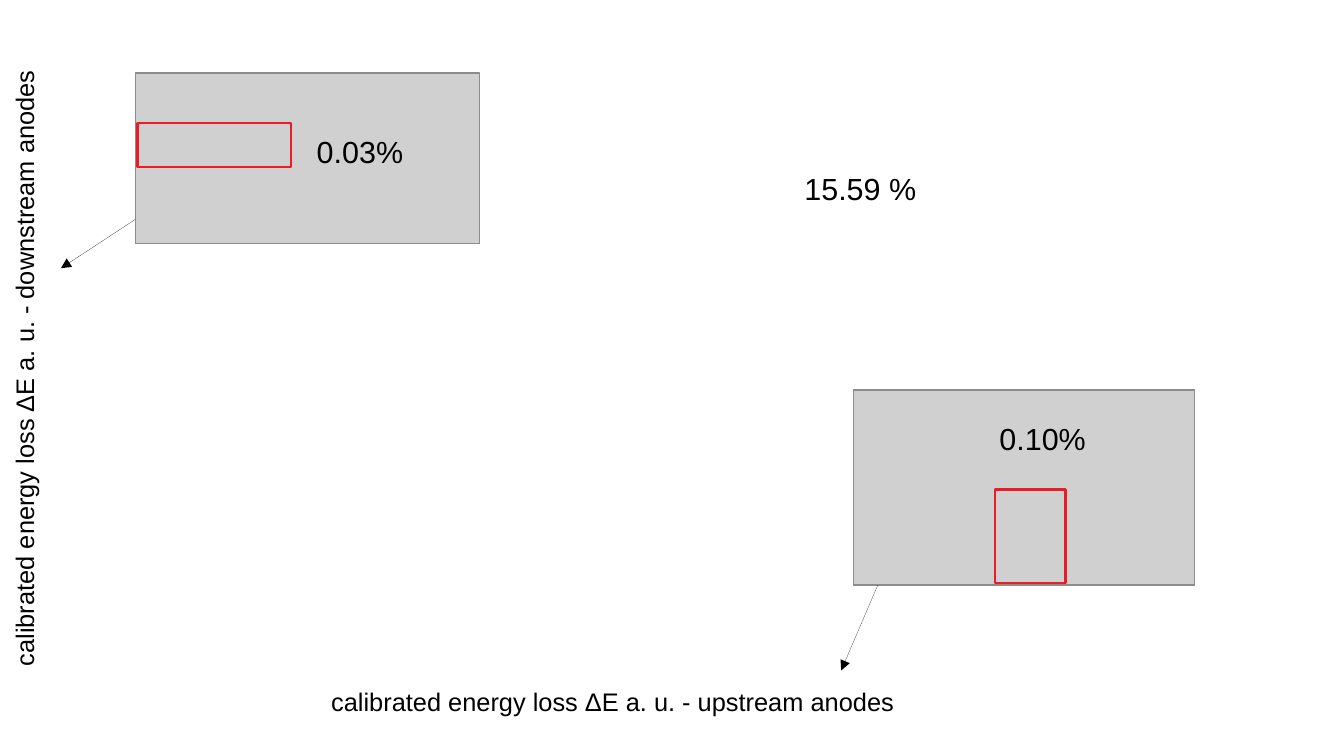
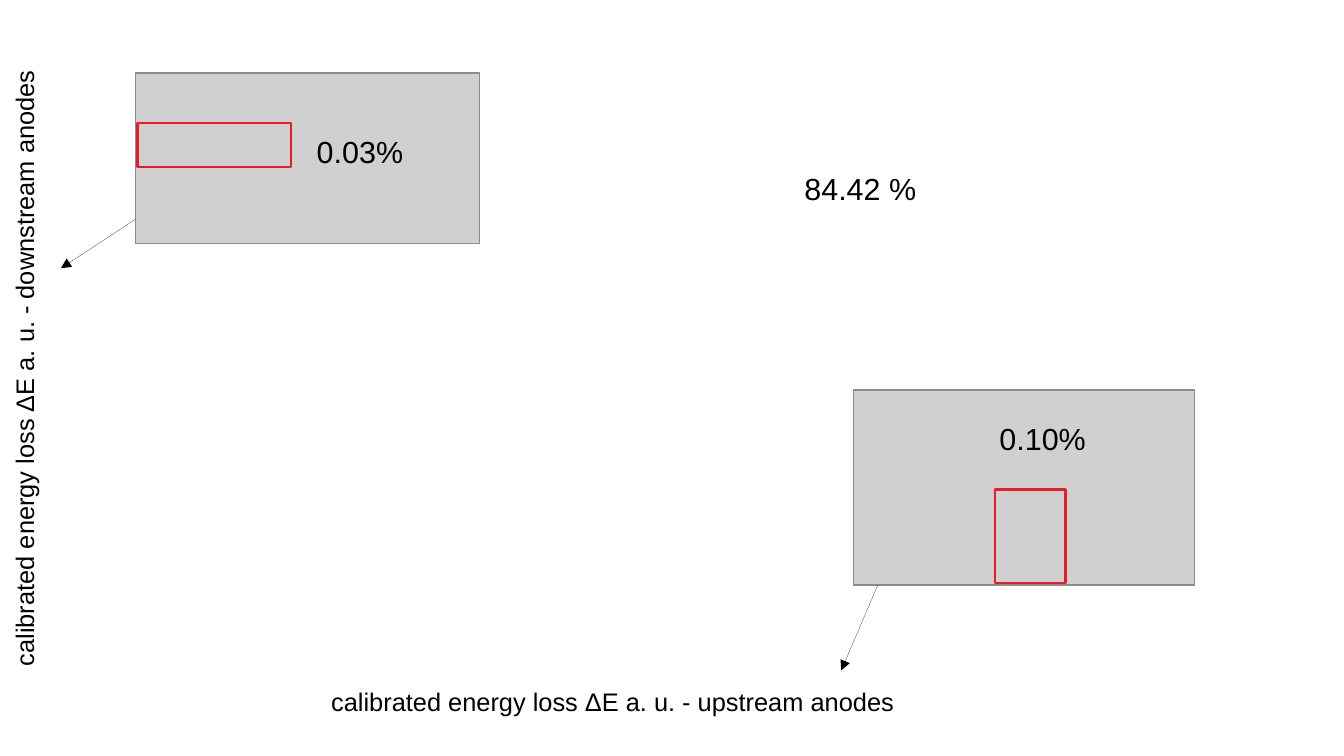
Before and after one commit to jenegger/phd_thesis, a slide deck: slide 1 of other/nice_2d_eloss_plot.odp. Drawn at 1344x756 pixels with LibreOffice and Linux fonts; fonts in the diff are those of the drawing; grey boxes stand for pictures; background and template pictures are left out. Boxes give left, top, right and bottom in pixels: in the first picture for what was removed or moved away, otherwise in the second. Text is boxed around its words. In the diff, an @@ line names an element or a change of style, - is before the commit and + after.

```diff
--- a/other/nice_2d_eloss_plot.odp
+++ b/other/nice_2d_eloss_plot.odp
@@ text at box(804, 178, 880, 201): text changed @@
-15.59 %
+84.42 %
```
Also in this commit, not shown: 5 other files.
